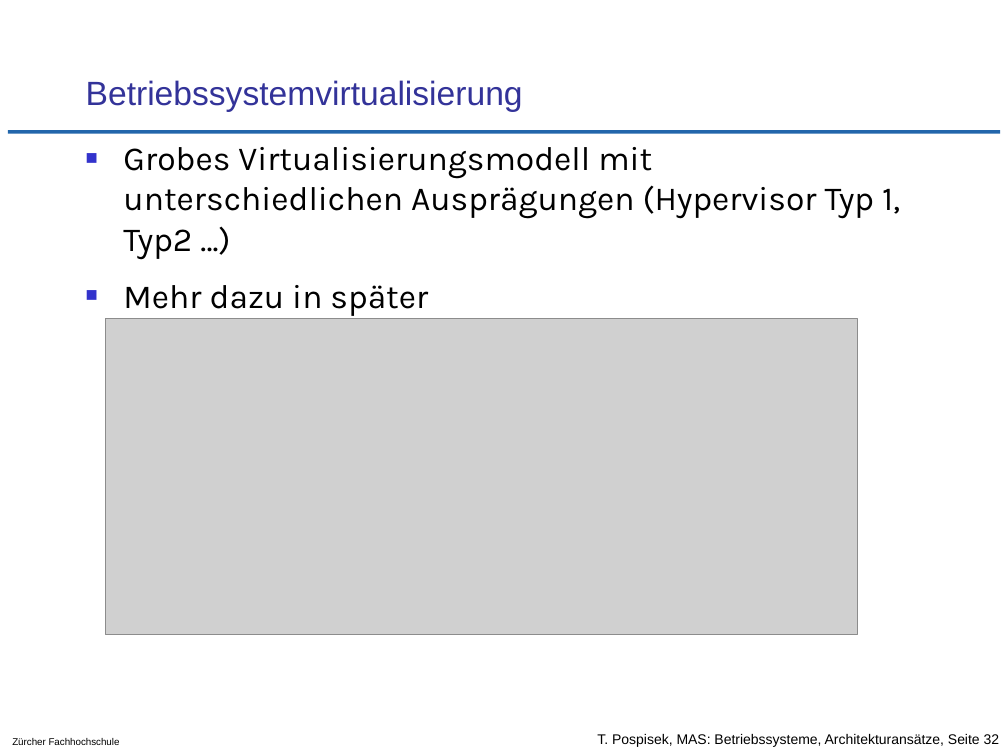
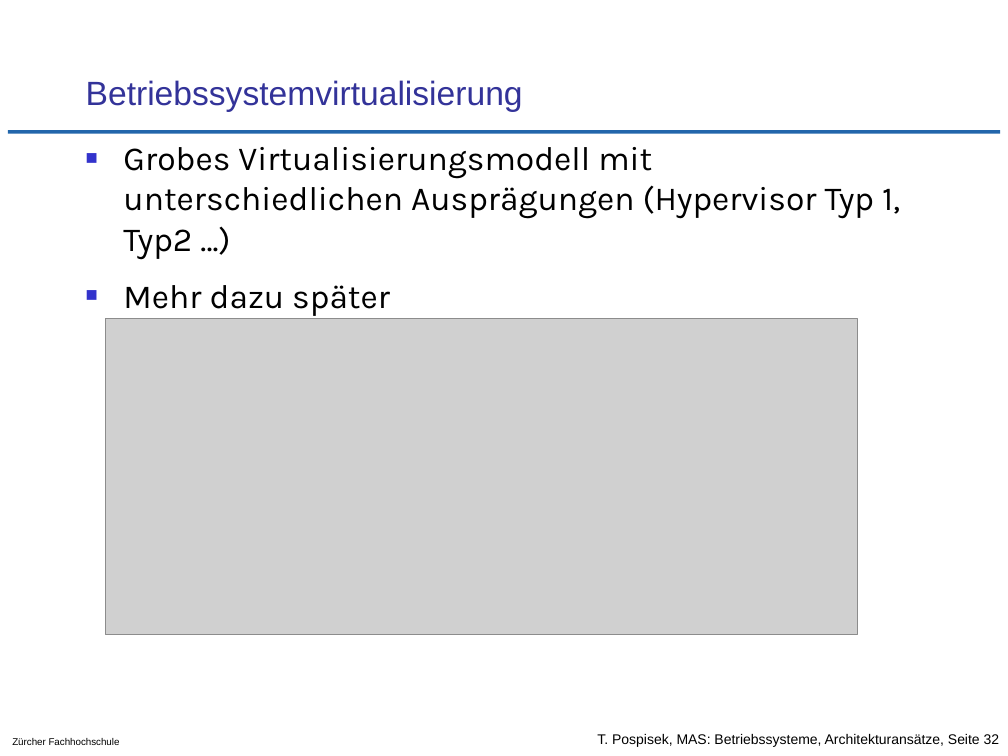
Before and after one commit to tpo/betriebssysteme, a slide deck: slide 32 of 02-2_Architekturansätze.odp. Drawn at 1008x756 pixels with LibreOffice and Linux fonts; fonts in the diff are those of the drawing; grey boxes stand for pictures; background and template pictures are left out. Boxes give left, top, right and bottom in pixels: in the first picture for what was removed or moved away, otherwise in the second. Text is boxed around its words. In the diff, an @@ line names an element or a change of style, - is before the commit and + after.

```diff
--- a/02-2_Architekturansätze.odp
+++ b/02-2_Architekturansätze.odp
@@ text at (123,285,390,316): text changed @@
-■ Mehr dazu in später
+■ Mehr dazu später
```
Also in this commit, not shown: 2 other slides changed.
